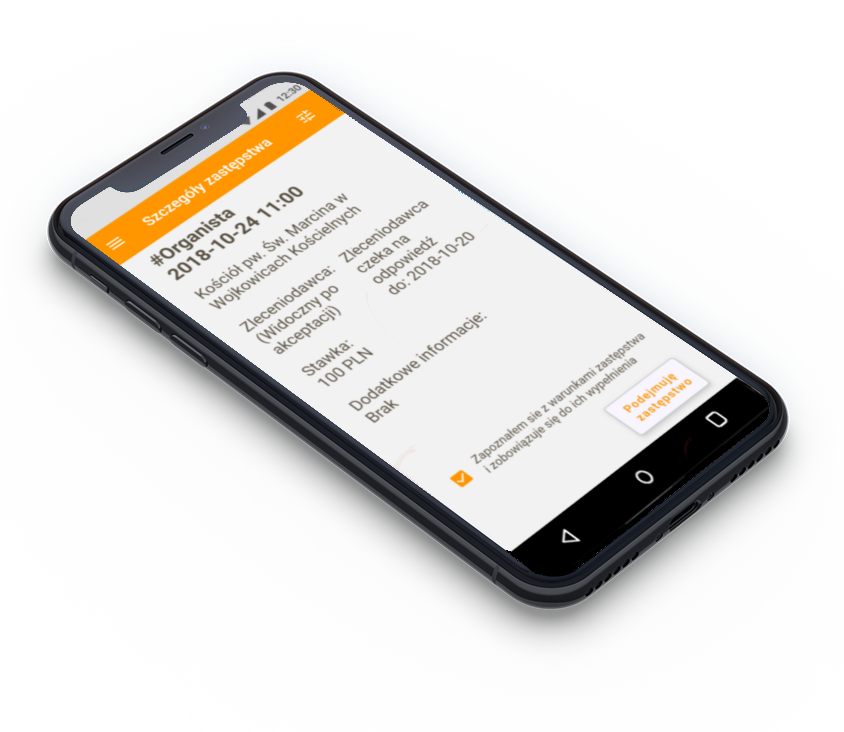
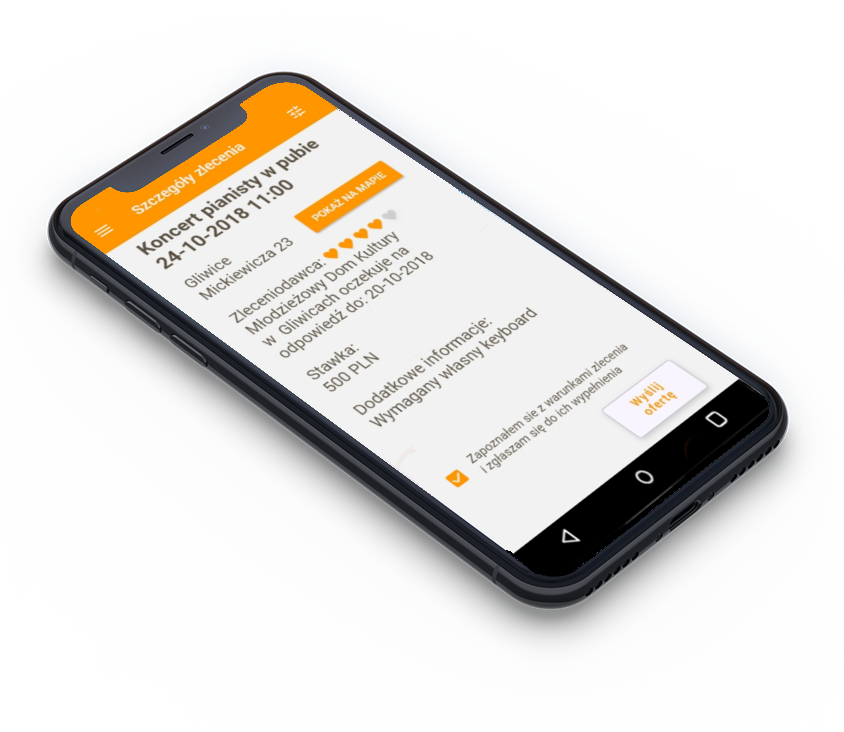
Comparing the layer stacks of the two 844x732 images. Changes:
added layer "Wklejona warstwa #2" above "Wklejona warstwa #1" over [70, 75, 740, 554]
